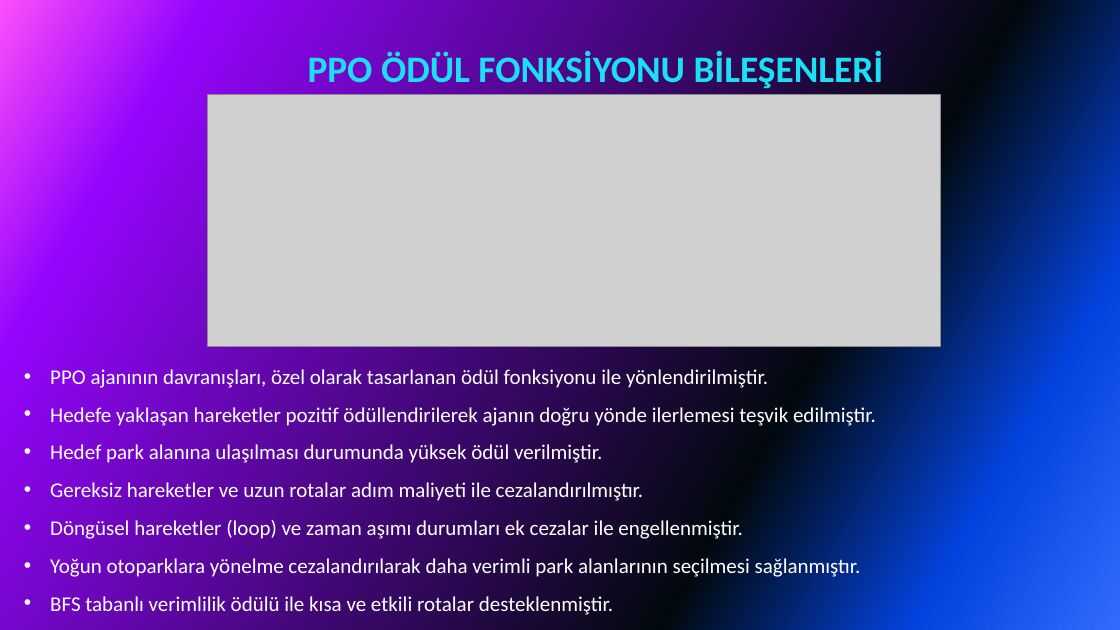
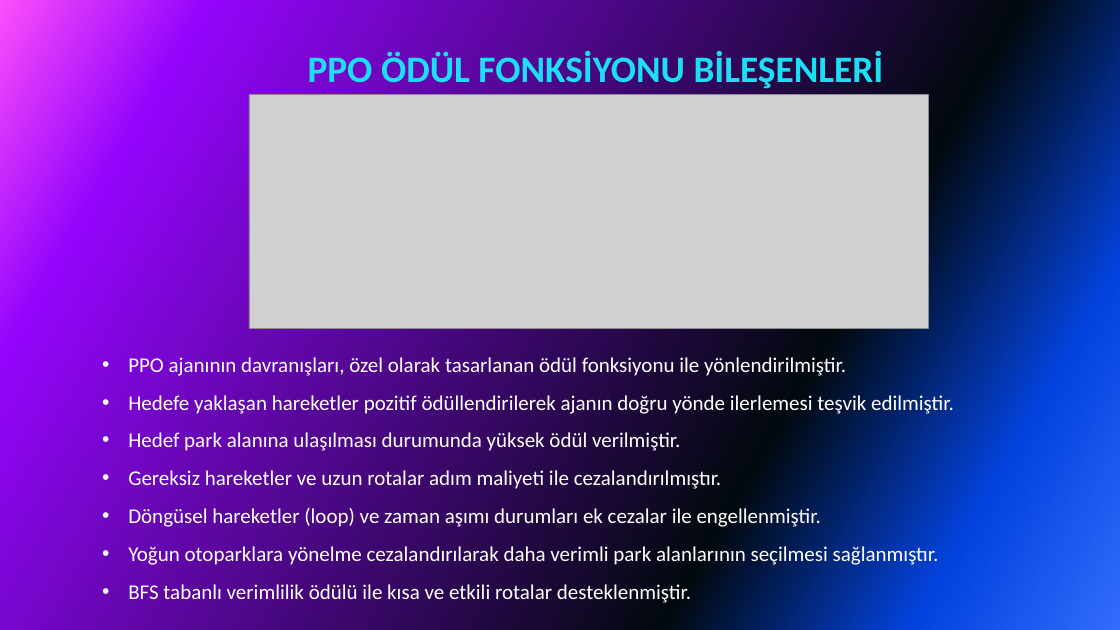
Before and after one commit to Yapay-Sinir-Aglari-Proje/Akilli_Park, a slide deck: slide 26 of AKILLI PARK SUNUM (01.06.2026).pptx. Drawn at 1120x630 pixels with LibreOffice and Linux fonts; fonts in the diff are those of the drawing; grey boxes stand for pictures. Boxes give left, top, right and bottom in pixels: in the first picture for what was removed or moved away, otherwise in the second. Text is boxed around its words. In the diff, an @@ line names an element or a change of style, - is before the commit and + after.

```diff
--- a/AKILLI PARK SUNUM (01.06.2026).pptx
+++ b/AKILLI PARK SUNUM (01.06.2026).pptx
@@ picture: place and size @@
-picture at box(208, 95, 940, 347)
+picture at box(249, 95, 928, 329)
@@ text "PPO ajanının davranışları, özel olarak ...": place and size @@
-text "PPO ajanının davranışları, özel olarak ..." at box(50, 369, 876, 615)
+text "PPO ajanının davranışları, özel olarak ..." at box(128, 357, 954, 603)
```
Also in this commit, not shown: 22 other slides changed.
